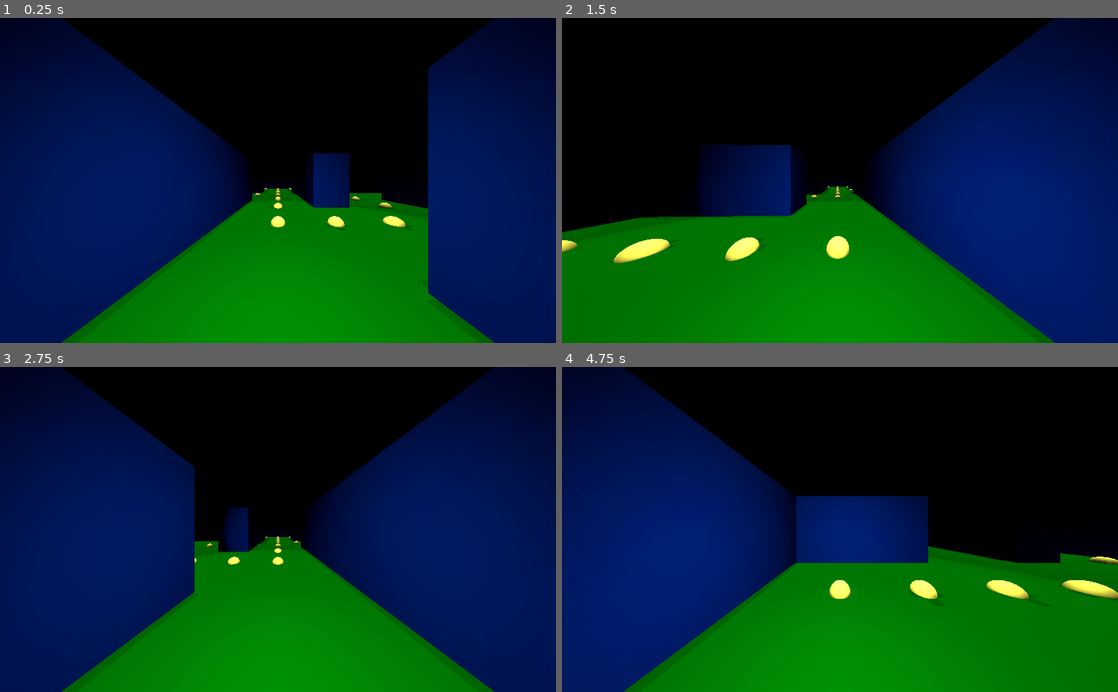
Above: before the commit, frames 1-4 (two rows, left to right).
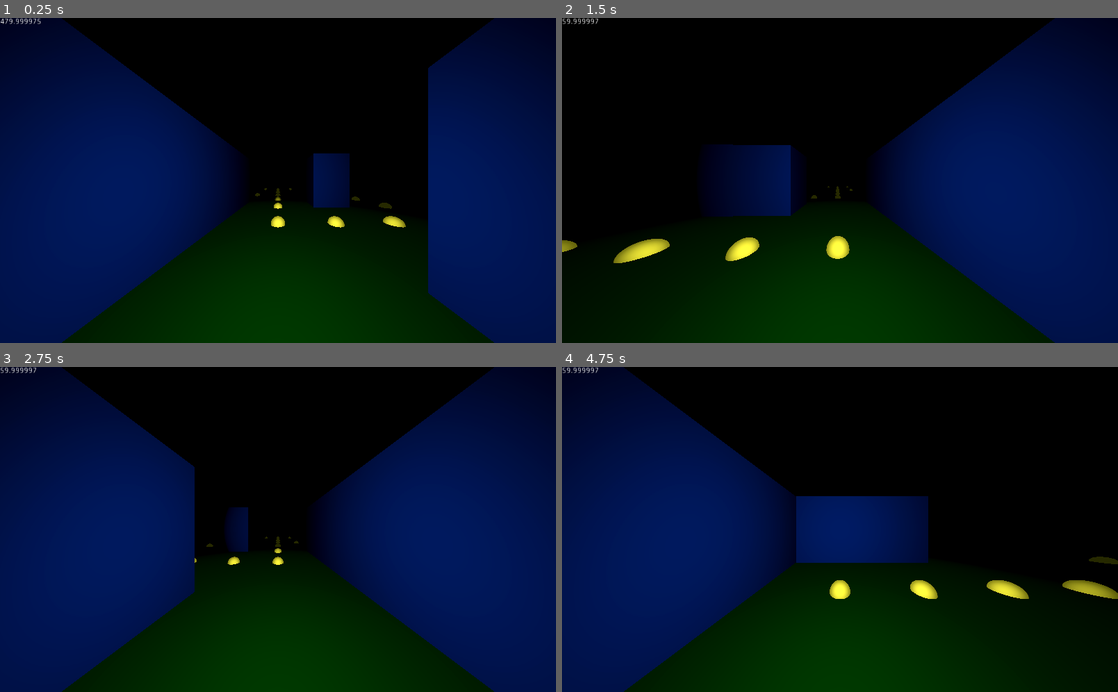
Above: after the commit, the same moments.

Repository: ToBaDi/pacman_3d_first_person
Game: Godot game, scene res://main.tscn
Same seed, same stepped clock (60 frames per second), same inputs: the game is played once before the commit and once after it.
Inputs:
- Up to frame 1 (0.25 s): no input
- Up to frame 2 (1.5 s): tap Enter (ui_accept) at 0.5, 0.77 s; hold Right (ui_right) 0.53-1.28 s; hold Down (ui_down) from 1.28 s (still down)
- Up to frame 3 (2.75 s): tap Enter (ui_accept) at 1.52 s; release Down (ui_down) at 2.03 s; hold Right (ui_right) from 2.03 s (still down)
- Up to frame 4 (4.75 s): tap Enter (ui_accept) at 3.02, 3.77, 4.52 s; release Right (ui_right) at 3.53 s; hold Left (ui_left) from 3.53 s (still down)

The runs differ from the first frame. In frame 1, 23% of the frame differs, in the area x 0-89%, y 0-100%; in frame 2, 32%; in frame 3, 20%; in frame 4, 32%, in the area x 0-100%, y 0-100%.

Commit message:
fix performance issue by removing dots lights

Diff:
--- a/dot.tscn
+++ b/dot.tscn
@@ -1,7 +1,6 @@
 [gd_scene load_steps=3 format=2]
 
 [ext_resource path="res://dot_mesh.tres" type="SphereMesh" id=1]
-
 
 [sub_resource type="BoxShape" id=1]
 extents = Vector3( 0.2, 0.2, 0.2 )
@@ -9,7 +8,6 @@
 [node name="Dot" type="Area" groups=[
 "Dots",
 ]]
-transform = Transform( 1, 0, 0, 0, 1, 0, 0, 0, 1, 0, 0, -1 )
 
 [node name="MeshInstance" type="MeshInstance" parent="."]
 layers = 2
@@ -18,7 +16,3 @@
 
 [node name="CollisionShape" type="CollisionShape" parent="."]
 shape = SubResource( 1 )
-
-[node name="OmniLight" type="OmniLight" parent="."]
-light_color = Color( 0.984314, 1, 0.72549, 1 )
-light_energy = 0.1
--- a/dot_mesh.tres
+++ b/dot_mesh.tres
@@ -2,6 +2,11 @@
 
 [sub_resource type="SpatialMaterial" id=1]
 albedo_color = Color( 0.996078, 1, 0.501961, 1 )
+emission_enabled = true
+emission = Color( 0.945098, 1, 0, 1 )
+emission_energy = 0.2
+emission_operator = 0
+emission_on_uv2 = false
 
 [resource]
 material = SubResource( 1 )
--- a/main.tscn
+++ b/main.tscn
@@ -1,9 +1,19 @@
-[gd_scene load_steps=11 format=2]
+[gd_scene load_steps=12 format=2]
 
 [ext_resource path="res://main.gd" type="Script" id=1]
 [ext_resource path="res://dot.tscn" type="PackedScene" id=2]
 [ext_resource path="res://wall.tscn" type="PackedScene" id=3]
 [ext_resource path="res://player.gd" type="Script" id=4]
+
+[sub_resource type="GDScript" id=9]
+script/source = "extends Label
+
+
+
+func _process(delta : float) -> void:
+	if delta != 0:
+		text = String(1/delta)
+"
 
 [sub_resource type="Environment" id=1]
 background_mode = 1
@@ -35,6 +45,14 @@
 
 [node name="HUD" type="CanvasLayer" parent="."]
 
+[node name="fps_meter" type="Label" parent="HUD"]
+margin_right = 40.0
+margin_bottom = 14.0
+script = SubResource( 9 )
+__meta__ = {
+"_edit_use_anchors_": false
+}
+
 [node name="WorldEnvironment" type="WorldEnvironment" parent="."]
 environment = SubResource( 1 )
 
@@ -59,6 +77,7 @@
 [node name="SpotLight" type="SpotLight" parent="Player"]
 transform = Transform( 1, 0, 0, 0, 0.984808, 0.173648, 0, -0.173648, 0.984808, 0, 1.5, 0 )
 light_color = Color( 1, 0.937255, 0.52549, 1 )
+shadow_reverse_cull_face = true
 spot_range = 7.0
 spot_attenuation = 0.249999
 spot_angle = 90.0
@@ -80,6 +99,7 @@
 transform = Transform( 1, 0, 0, 0, -1.62921e-07, 1, 0, -1, -1.62921e-07, 0, 10, 0 )
 light_color = Color( 1, 0.996078, 0.631373, 1 )
 shadow_enabled = true
+editor_only = true
 __meta__ = {
 "_edit_lock_": true
 }
--- a/player.gd
+++ b/player.gd
@@ -10,10 +10,6 @@
 
 func _ready() -> void:
 	rng.randomize()
-	pass
-
-
-func _physics_process(_delta : float) -> void:
 	pass
 
 
--- a/wall.tscn
+++ b/wall.tscn
@@ -1,7 +1,6 @@
 [gd_scene load_steps=4 format=2]
 
 [ext_resource path="res://wall_mesh.tres" type="CubeMesh" id=1]
-
 
 [sub_resource type="PhysicsMaterial" id=1]
 friction = 0.0
